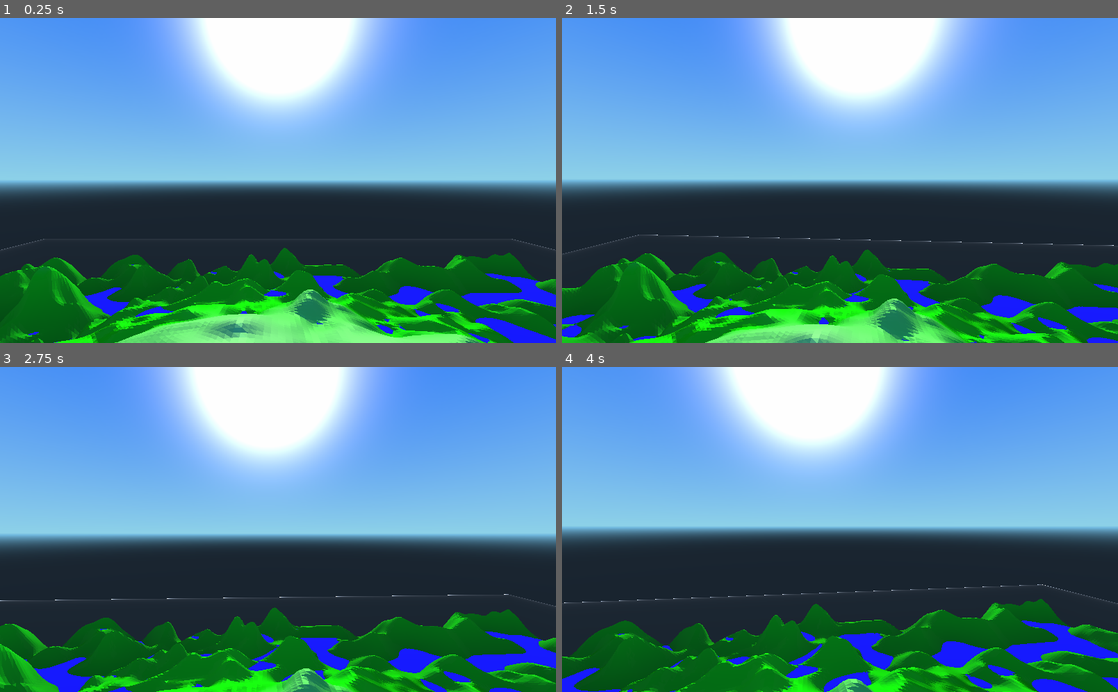
Above: before the commit, frames 1-4 (two rows, left to right).
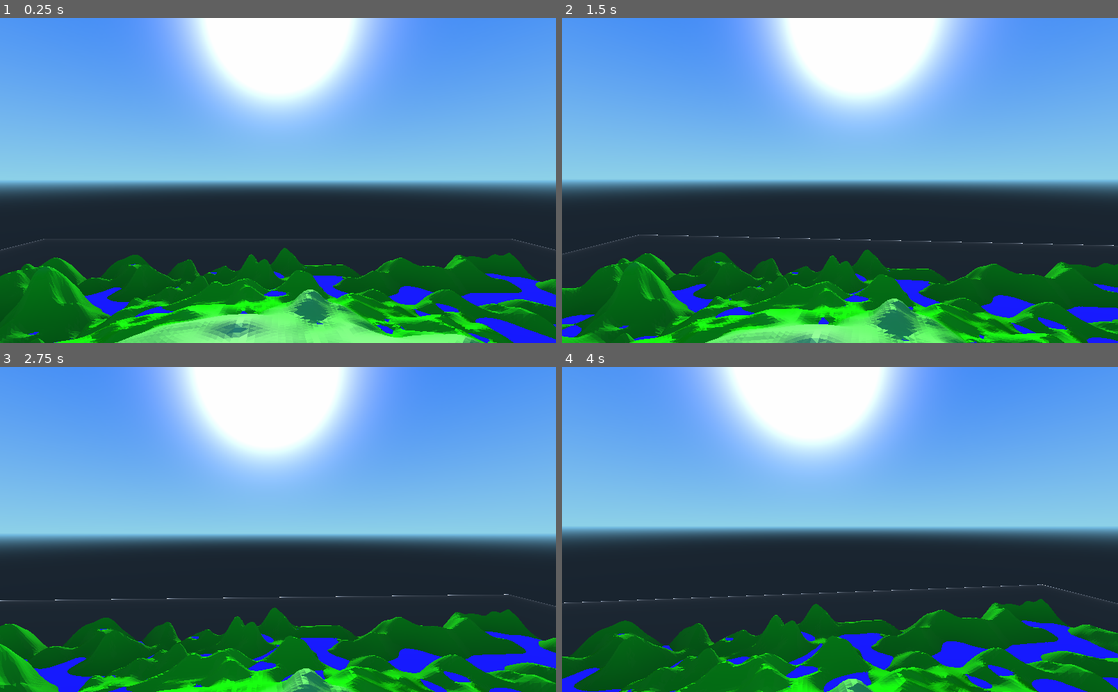
Above: after the commit, the same moments.

Repository: MichaelReel/Terrain_Scratch
Game: Godot game, scene res://Root.tscn
The game is run twice, just before and just after one commit, with the same random seed, the same clock (stepped at 60 frames per second) and the same inputs.
Inputs (mouse positions are in pixels of both pictures, inside the frame that each line leads up to):
- Up to frame 1 (0.25 s): no input
- Up to frame 2 (1.5 s): tap Enter at 0.5 s; move the mouse to (867, 180) at 0.52 s; hold W (forward) from 0.53 s (still down); move the mouse to (812, 180) at 1.27 s
- Up to frame 3 (2.75 s): keep holding W (forward); move the mouse to (289, 523) at 2.02 s
- Up to frame 4 (4 s): keep holding W (forward); move the mouse to (834, 536) at 2.77 s; move the mouse to (878, 532) at 3.52 s

The runs differ from the first frame. In frame 1, 0.7% of the frame differs, in the area x 0-100%, y 73-100%; in frame 2, 0.7%; in frame 3, 0.4%; in frame 4, 0.4%.

Commit message:
Tris are arranged to point "up" hills. Probably just faffing about now really.

Diff:
--- a/Graph.gd
+++ b/Graph.gd
@@ -292,18 +292,41 @@
 
 func draw_terrain_quad(surfTool, quad, color_scale):
 
-	# A-----B
-	# | \   |
-	# |   \ |
-	# C-----D
-
-	add_coloured_vertex(surfTool, quad.A(vertex_grid).pos, color_scale)
-	add_coloured_vertex(surfTool, quad.B(vertex_grid).pos, color_scale)
-	add_coloured_vertex(surfTool, quad.D(vertex_grid).pos, color_scale)
-
-	add_coloured_vertex(surfTool, quad.A(vertex_grid).pos, color_scale)
-	add_coloured_vertex(surfTool, quad.D(vertex_grid).pos, color_scale)
-	add_coloured_vertex(surfTool, quad.C(vertex_grid).pos, color_scale)
+	# Split the quad along the 2 average highest opposite vertices
+	var AD = abs(quad.A(vertex_grid).pos.y - quad.D(vertex_grid).pos.y)
+	var BC = abs(quad.B(vertex_grid).pos.y - quad.C(vertex_grid).pos.y)
+
+	if AD >= BC:
+
+		# A-----B
+		# | \   |
+		# |   \ |
+		# C-----D
+
+		add_coloured_vertex(surfTool, quad.A(vertex_grid).pos, color_scale)
+		add_coloured_vertex(surfTool, quad.B(vertex_grid).pos, color_scale)
+		add_coloured_vertex(surfTool, quad.D(vertex_grid).pos, color_scale)
+
+		add_coloured_vertex(surfTool, quad.A(vertex_grid).pos, color_scale)
+		add_coloured_vertex(surfTool, quad.D(vertex_grid).pos, color_scale)
+		add_coloured_vertex(surfTool, quad.C(vertex_grid).pos, color_scale)
+
+	else:
+
+		# A-----B
+		# |   / |
+		# | /   |
+		# C-----D
+
+		add_coloured_vertex(surfTool, quad.A(vertex_grid).pos, color_scale)
+		add_coloured_vertex(surfTool, quad.B(vertex_grid).pos, color_scale)
+		add_coloured_vertex(surfTool, quad.C(vertex_grid).pos, color_scale)
+
+		add_coloured_vertex(surfTool, quad.B(vertex_grid).pos, color_scale)
+		add_coloured_vertex(surfTool, quad.D(vertex_grid).pos, color_scale)
+		add_coloured_vertex(surfTool, quad.C(vertex_grid).pos, color_scale)
+
+
 
 func draw_water_quad(surfTool, quad):
 	# If ABCD water levels are over-terrain and the same height:
